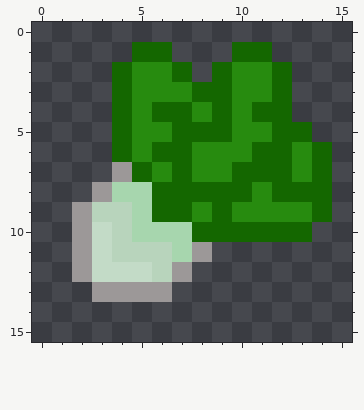
Two states of a pixel-art sprite, Food/lettuce.png. This is how it looked before the edit.
The file is 16x16 pixels.
The same view after the edit:
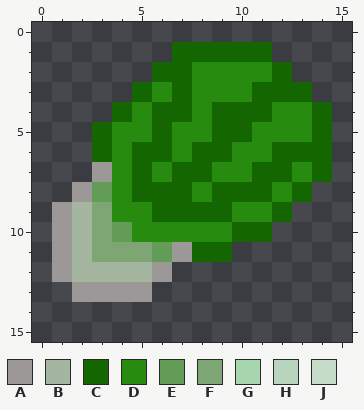
Palette (. is transparent): A #9c9898  B #a5b6a0  C #146700  D #278b0f  E #639c56  F #7ea574  G #a7d6ae  H #b8d4bc  J #c3dbc7
Change:
Changed rows in their new state; - is an unchanged pixel.
first column x 1:
 1 ----..CCC-----
 2 ---..C-DD-----
 3 ---.C-CDD-C-C-
 4 ---------C-DDC
 5 --CD-CDD-C-DDC
 6 --CDC-DCC-D-C-
 7 --AD---C-D----
 8 -AEDC--D--CD-.
 9 ABFDD--C---C..
10 ABFEDDDDD--..-
11 ABFFFEACC-----
12 ABBBBA.-------
13 -A---.--------
Boxes around the changes in both pictures, in picture pixels (x1, y1, x2, y2):
changed: (52, 42, 332, 302)
